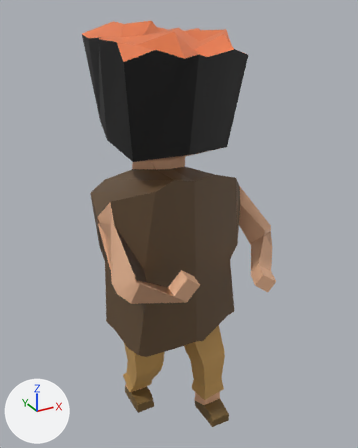
One commit to the FBX model The Infinite Labyrinth/Assets/Models/Player/player.fbx: the scene before it, then after it.
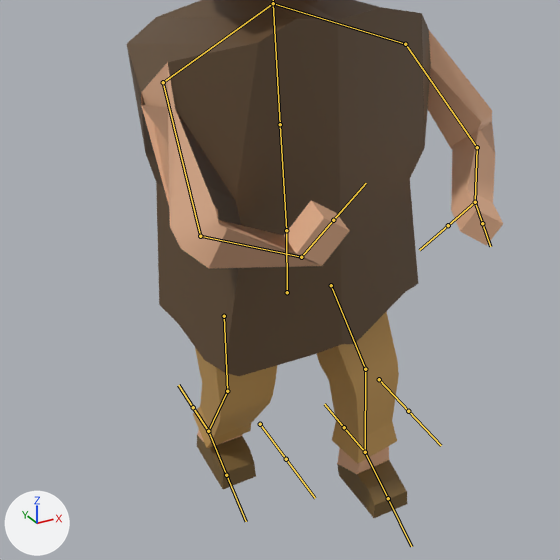
Old and new are each drawn whole from a 50 mm camera at (-3.6, -6.95, 7.4) aimed at (0.24, 0.01, 3.92) and again close up on the part from 8% to 85% of the width and 38% to 100% of the height. Arrows for +X, +Y and +Z are at lower left; the lights stay in place. Both versions are drawn at frame 1 of the action 'Szkielet|Block'; the numbers are the values there. The bones that bend it are drawn over the model as lines in the close-ups.

The first close-up shows 'Kostka'.
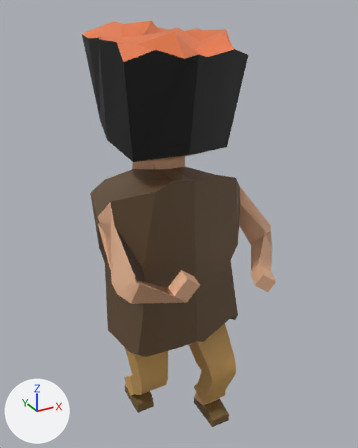
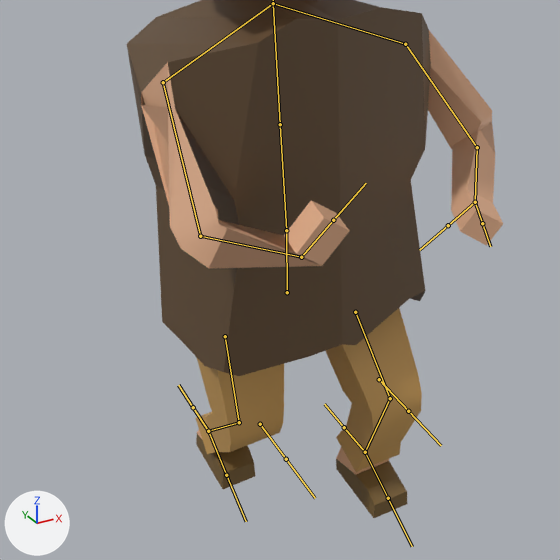
Changed parts and their boxes [x1, y1, x2, y2] in the close-ups (560 x 560 px):
```json
{"object": "Kostka", "change": "posed", "before": [127, 0, 503, 518], "after": [127, 0, 503, 518]}
{"bone": "UpperLeg.L", "before": "(331, 285) to (365, 369)", "after": "(355, 312) to (390, 398)"}
{"bone": "LowerLeg.L", "before": "(365, 369) to (365, 452)", "after": "(390, 398) to (365, 452)"}
{"bone": "UpperLeg.R", "before": "(224, 316) to (227, 391)", "after": "(225, 336) to (239, 422)"}
{"bone": "LowerLeg.R", "before": "(227, 391) to (208, 431)", "after": "(239, 422) to (208, 431)"}
```

The change, as JSON lines over the scene's bpy script:
```json
{"block": "bone_upperleg_l", "where": "bone_upperleg_l = bpy.data.objects['Szkielet'].pose.bones['UpperLeg.L']  # child of 'Root'"}
{"op": "set", "path": "bone_upperleg_l.location", "old": "(0.12, 0.03, 0.01)", "new": "(0.0, 0.23, 0.26)"}
{"op": "set", "path": "bone_upperleg_l.rotation_quaternion", "old": "(0.953, 0.293, -0.064, 0.038)", "new": "(0.924, 0.383, 0.0, 0.0)", "note": "degrees (34, -8, 2) -> degrees (45, 0, 0)"}
{"block": "bone_lowerleg_l", "where": "bone_lowerleg_l = bpy.data.objects['Szkielet'].pose.bones['LowerLeg.L']  # child of 'UpperLeg.L'"}
{"op": "set", "path": "bone_lowerleg_l.rotation_quaternion", "old": "(0.959, -0.285, 0.0, 0.0)", "new": "(0.837, -0.547, 0.0, 0.0)", "note": "degrees (-33, 0, 0) -> degrees (-66, 0, 0)"}
{"block": "bone_foot_l", "where": "bone_foot_l = bpy.data.objects['Szkielet'].pose.bones['Foot.L']  # child of 'LowerLeg.L'"}
{"op": "set", "path": "bone_foot_l.rotation_quaternion", "old": "(0.997, -0.009, 0.022, -0.071)", "new": "(0.983, 0.184, 0.0, 0.0)", "note": "degrees (-1, 2, -8) -> degrees (21, 0, 0)"}
{"block": "bone_upperleg_r", "where": "bone_upperleg_r = bpy.data.objects['Szkielet'].pose.bones['UpperLeg.R']  # child of 'Root'"}
{"op": "set", "path": "bone_upperleg_r.location", "old": "(0.0, 0.0, 0.0)", "new": "(0.0, 0.23, -0.01)"}
{"op": "set", "path": "bone_upperleg_r.rotation_quaternion", "old": "(1.0, -0.02, 0.0, 0.0)", "new": "(0.993, 0.122, 0.0, 0.0)", "note": "degrees (-2, 0, 0) -> degrees (14, 0, 0)"}
{"block": "bone_lowerleg_r", "where": "bone_lowerleg_r = bpy.data.objects['Szkielet'].pose.bones['LowerLeg.R']  # child of 'UpperLeg.R'"}
{"op": "set", "path": "bone_lowerleg_r.rotation_quaternion", "old": "(0.972, -0.235, 0.0, 0.0)", "new": "(0.863, -0.505, 0.0, 0.0)", "note": "degrees (-27, 0, 0) -> degrees (-61, 0, 0)"}
{"block": "bone_foot_r", "where": "bone_foot_r = bpy.data.objects['Szkielet'].pose.bones['Foot.R']  # child of 'LowerLeg.R'"}
{"op": "set", "path": "bone_foot_r.rotation_quaternion", "old": "(0.967, 0.255, 0.0, 0.0)", "new": "(0.918, 0.396, 0.0, 0.0)", "note": "degrees (30, 0, 0) -> degrees (47, 0, 0)"}
```
